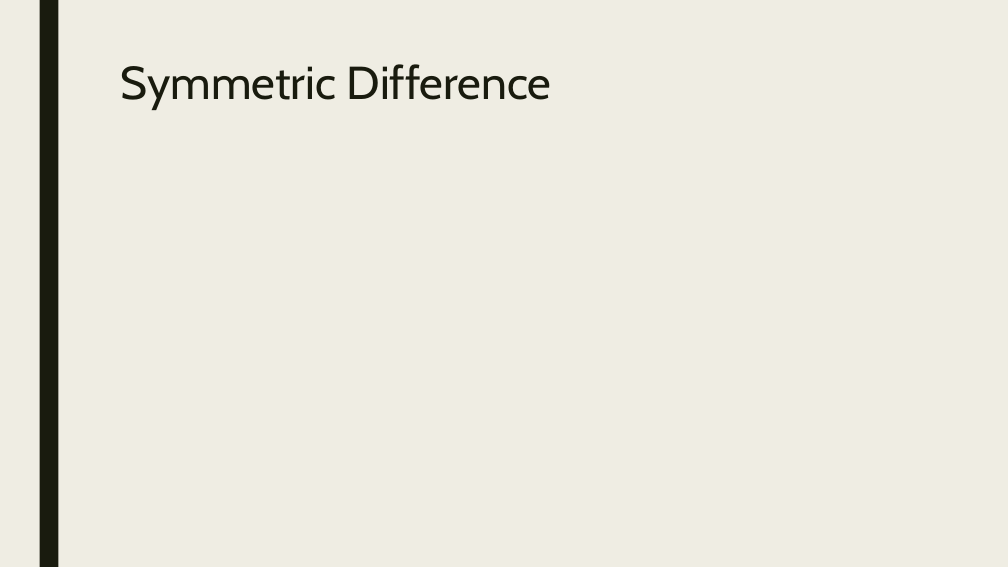
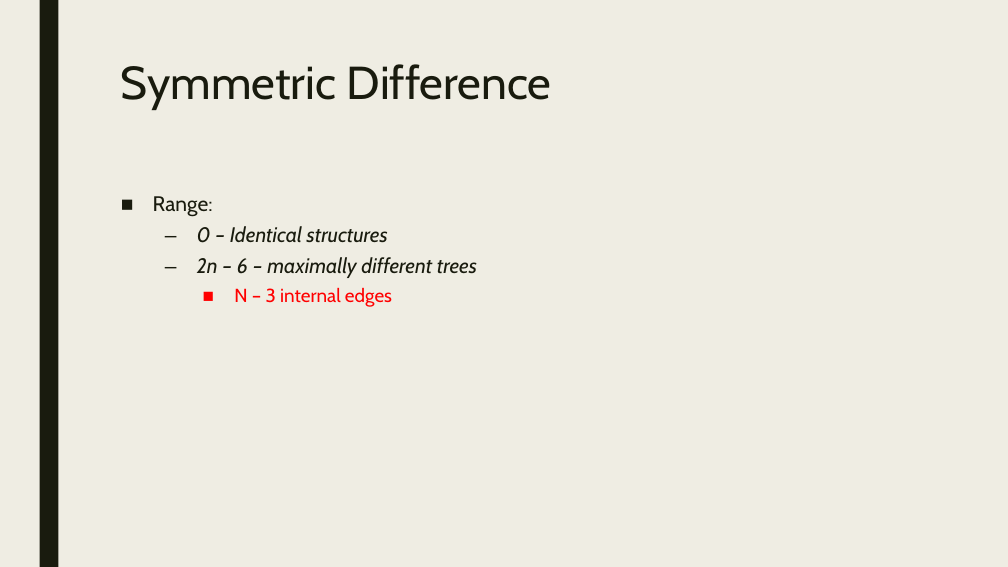
Before and after one commit to itsdlow/PhyloTools, a slide deck: slide 12 of Surveying_Phylogenetic_Forests.pptx. Drawn at 1008x567 pixels with LibreOffice and Linux fonts; fonts in the diff are those of the drawing. Boxes give left, top, right and bottom in pixels: in the first picture for what was removed or moved away, otherwise in the second. Text is boxed around its words. In the diff, an @@ line names an element or a change of style, - is before the commit and + after.

```diff
--- a/Surveying_Phylogenetic_Forests.pptx
+++ b/Surveying_Phylogenetic_Forests.pptx
@@ text added at [153, 196, 477, 307], 20 pt, text #191B0E, italic @@
+■ Range:
+  – 0 – Identical structures
+  – 2n – 6 – maximally different trees
+    ■ N – 3 internal edges
```
Also in this commit, not shown: 3 other slides changed, 2 slides added, 1 slide removed.
